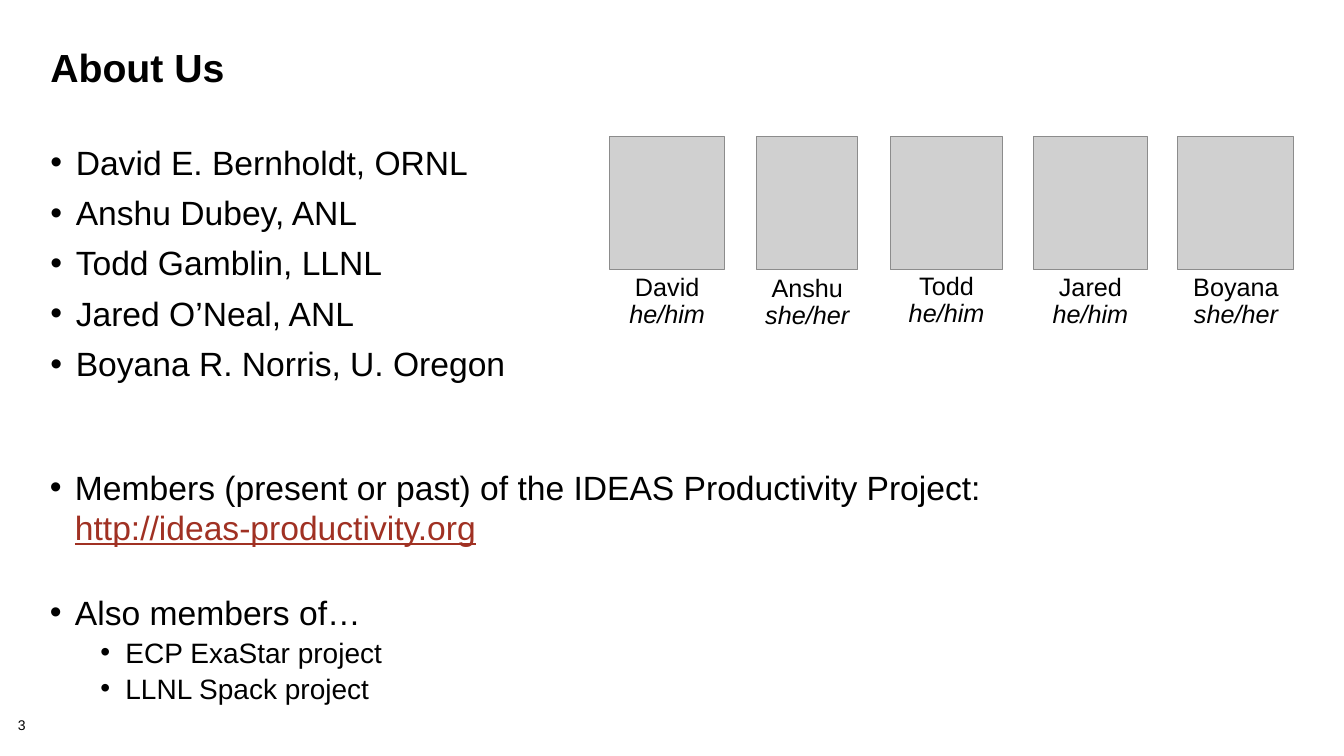
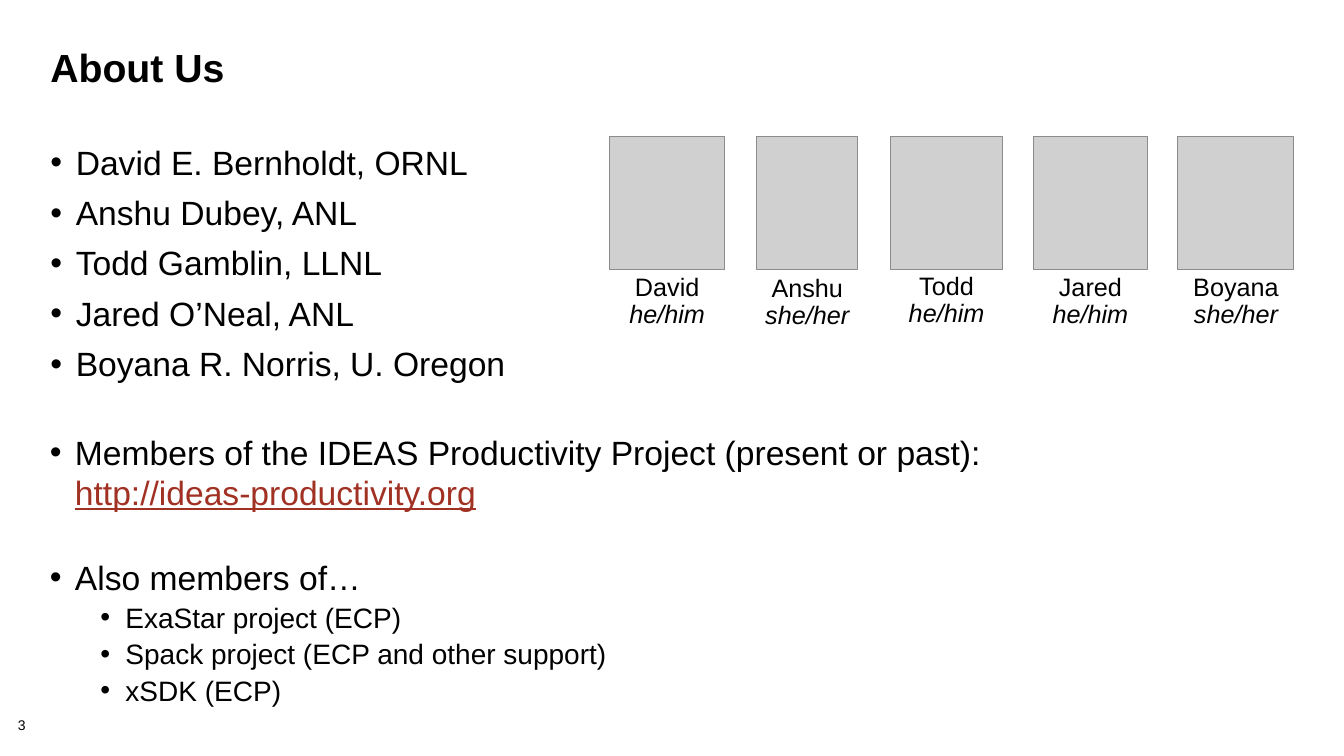
Before and after one commit to bssw-tutorial/presentations, a slide deck: slide 3 of intro-a.pptx. Drawn at 1344x756 pixels with LibreOffice and Linux fonts; fonts in the diff are those of the drawing; grey boxes stand for pictures; background and template pictures are left out. Boxes give left, top, right and bottom in pixels: in the first picture for what was removed or moved away, otherwise in the second. Text is boxed around its words. In the diff, an @@ line names an element or a change of style, - is before the commit and + after.

```diff
--- a/intro-a.pptx
+++ b/intro-a.pptx
@@ text "Members of the IDEAS Productivity ...": place and size @@
-text "Members of the IDEAS Productivity ..." at <box>75,475,981,704</box>
+text "Members of the IDEAS Productivity ..." at <box>75,440,981,706</box>
@@ text at <box>75,440,981,512</box>: text changed @@
-• Members (present or past) of the IDEAS Productivity Project: http://ideas-productivity.org
+• Members of the IDEAS Productivity Project (present or past): http://ideas-productivity.org
@@ text at <box>125,607,606,706</box>: text changed @@
-  • ECP ExaStar project
-  • LLNL Spack project
+  • ExaStar project (ECP)
+  • Spack project (ECP and other support)
+  • xSDK (ECP)
```
Also in this commit, not shown: 1 other slide changed, 1 slide added, 6 other files.
